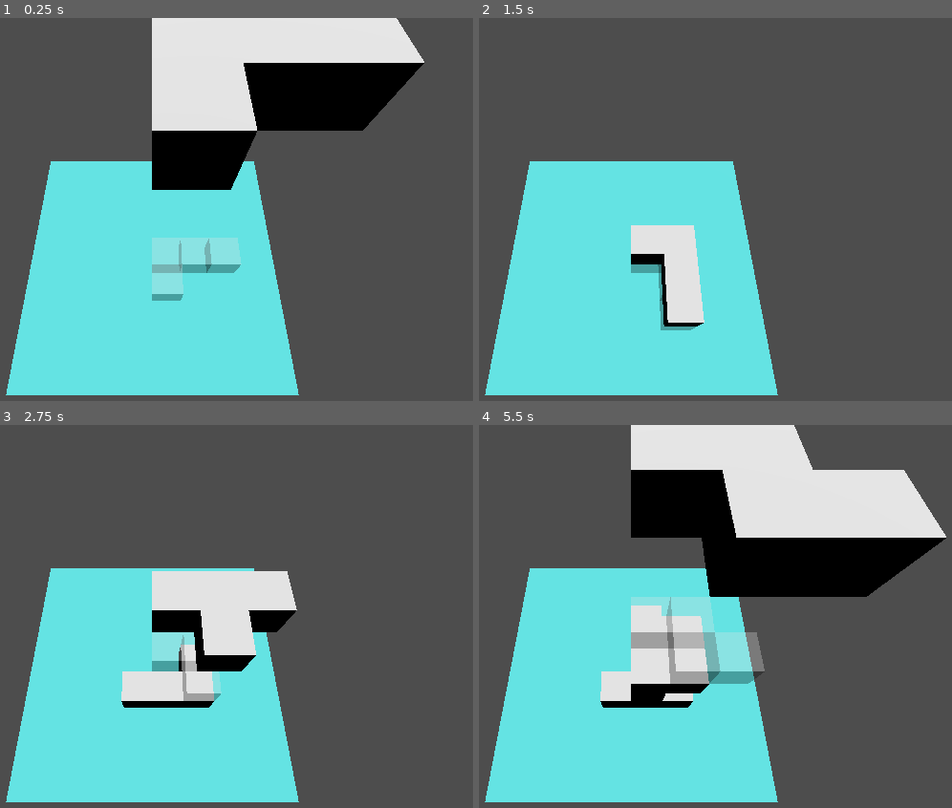
Above: before the commit, frames 1-4 (two rows, left to right).
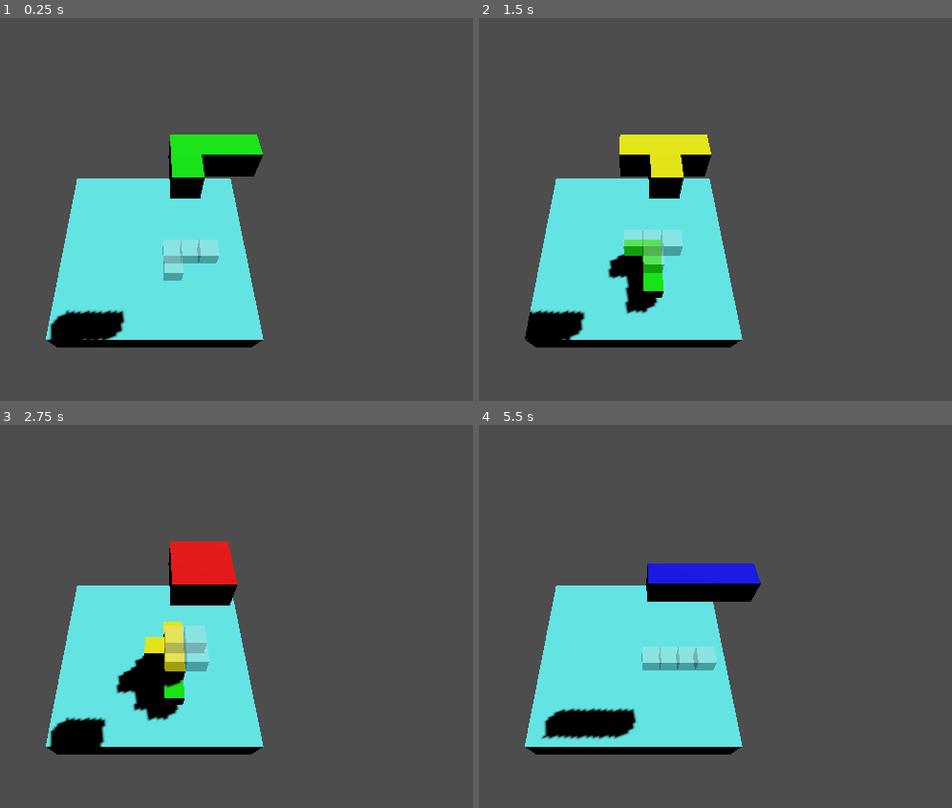
Above: after the commit, the same moments.

Repository: tuvshinerdene1/GameDevCourse2025
Game: Godot game, scene res://main.tscn
The game is run twice, just before and just after one commit, with the same random seed, the same clock (stepped at 60 frames per second) and the same inputs.
Inputs:
- Up to frame 1 (0.25 s): no input
- Up to frame 2 (1.5 s): tap Enter at 0.5 s; hold D (rotate_right) 0.53-1.28 s; hold Space (boost) 0.53-1.28 s; hold S (rotate_down) from 1.28 s (still down); tap Space (boost) at 1.35 s
- Up to frame 3 (2.75 s): release S (rotate_down) at 2.03 s; hold D (rotate_right) from 2.03 s (still down); hold Space (boost) from 2.03 s (still down)
- Up to frame 4 (5.5 s): release D (rotate_right) at 2.78 s; release Space (boost) at 2.78 s; hold W (rotate_up) 2.78-3.53 s; tap Space (boost) at 2.85, 4.35 s; hold Space (boost) 3.53-4.28 s; hold A (rotate_left) 3.53-5.03 s; hold S (rotate_down) from 5.03 s (still down); hold Space (boost) from 5.03 s (still down)

The runs differ from the first frame. In frame 1, 36% of the frame differs, in the area x 1-90%, y 0-99%; in frame 2, 22%; in frame 3, 25%; in frame 4, 45%, in the area x 1-99%, y 0-99%.

Commit message:
rotation is complete

Diff:
--- a/3d-tetris/blocks/CubeShape.tscn
+++ /dev/null
@@ -1,23 +0,0 @@
-[gd_scene load_steps=3 format=3 uid="uid://wvikoa6d7efm"]
-
-[ext_resource type="Script" uid="uid://dbwp388wf0b6n" path="res://blocks/cube_shape.gd" id="1_gudcg"]
-[ext_resource type="PackedScene" uid="uid://bumdey8w74hm" path="res://blocks/block.tscn" id="1_steuc"]
-
-[node name="CubeShape" type="Node3D"]
-script = ExtResource("1_gudcg")
-
-[node name="Node3D" parent="." instance=ExtResource("1_steuc")]
-transform = Transform3D(1, 0, 0, 0, 1, 0, 0, 0, 1, -0.5, 0.5, -0.5)
-metadata/_edit_group_ = true
-
-[node name="Node3D2" parent="." instance=ExtResource("1_steuc")]
-transform = Transform3D(1, 0, 0, 0, 1, 0, 0, 0, 1, 0.5, 0.5, -0.5)
-metadata/_edit_group_ = true
-
-[node name="Node3D3" parent="." instance=ExtResource("1_steuc")]
-transform = Transform3D(1, 0, 0, 0, 1, 0, 0, 0, 1, -0.5, 0.5, 0.5)
-metadata/_edit_group_ = true
-
-[node name="Node3D4" parent="." instance=ExtResource("1_steuc")]
-transform = Transform3D(1, 0, 0, 0, 1, 0, 0, 0, 1, 0.5, 0.5, 0.5)
-metadata/_edit_group_ = true
--- a/3d-tetris/blocks/IShape.tscn
+++ b/3d-tetris/blocks/IShape.tscn
@@ -1,10 +1,23 @@
-[gd_scene load_steps=3 format=3 uid="uid://bhfdbm2mteyh2"]
+[gd_scene load_steps=3 format=3 uid="uid://cco4x6emo8fby"]
 
-[ext_resource type="Script" uid="uid://b0o7ib1b1o82e" path="res://blocks/i_shape.gd" id="1_41l8w"]
-[ext_resource type="PackedScene" uid="uid://bumdey8w74hm" path="res://blocks/block.tscn" id="2_x3d17"]
+[ext_resource type="PackedScene" uid="uid://bqo5vy2qhug35" path="res://blocks/block.tscn" id="2_x3d17"]
+
+[sub_resource type="GDScript" id="GDScript_bofc7"]
+script/source = "extends Node3D
+signal hit
+
+# Called when the node enters the scene tree for the first time.
+func _ready() -> void:
+	for child in get_children():
+		if child.has_signal(\"hit\"):
+			child.hit.connect(_on_child_hit)
+
+func _on_child_hit():
+	hit.emit()
+"
 
 [node name="IShape" type="Node3D"]
-script = ExtResource("1_41l8w")
+script = SubResource("GDScript_bofc7")
 
 [node name="cube" parent="." instance=ExtResource("2_x3d17")]
 transform = Transform3D(1, 0, 0, 0, 1, 0, 0, 0, 1, -1.5, 0.5, 0.5)
--- a/3d-tetris/blocks/LShape.tscn
+++ /dev/null
@@ -1,23 +0,0 @@
-[gd_scene load_steps=3 format=3 uid="uid://j6mignler38t"]
-
-[ext_resource type="PackedScene" uid="uid://bumdey8w74hm" path="res://blocks/block.tscn" id="1_bjdhi"]
-[ext_resource type="Script" uid="uid://c3o1dups211e0" path="res://blocks/l_shape.gd" id="1_nwinc"]
-
-[node name="LShape" type="Node3D"]
-script = ExtResource("1_nwinc")
-
-[node name="cube" parent="." instance=ExtResource("1_bjdhi")]
-transform = Transform3D(1, 0, 0, 0, 1, 0, 0, 0, 1, -0.5, 0.5, -0.5)
-metadata/_edit_group_ = true
-
-[node name="cube2" parent="." instance=ExtResource("1_bjdhi")]
-transform = Transform3D(1, 0, 0, 0, 1, 0, 0, 0, 1, -0.5, 0.5, 0.5)
-metadata/_edit_group_ = true
-
-[node name="cube3" parent="." instance=ExtResource("1_bjdhi")]
-transform = Transform3D(1, 0, 0, 0, 1, 0, 0, 0, 1, 1.5, 0.5, -0.5)
-metadata/_edit_group_ = true
-
-[node name="cube4" parent="." instance=ExtResource("1_bjdhi")]
-transform = Transform3D(1, 0, 0, 0, 1, 0, 0, 0, 1, 0.5, 0.5, -0.5)
-metadata/_edit_group_ = true
--- a/3d-tetris/blocks/TShape.tscn
+++ /dev/null
@@ -1,23 +0,0 @@
-[gd_scene load_steps=3 format=3 uid="uid://cui04rympt3mg"]
-
-[ext_resource type="PackedScene" uid="uid://bumdey8w74hm" path="res://blocks/block.tscn" id="1_afu57"]
-[ext_resource type="Script" uid="uid://btv7jjb5nsc2" path="res://blocks/t_shape.gd" id="1_y6kfw"]
-
-[node name="TShape" type="Node3D"]
-script = ExtResource("1_y6kfw")
-
-[node name="cube" parent="." instance=ExtResource("1_afu57")]
-transform = Transform3D(1, 0, 0, 0, 1, 0, 0, 0, 1, -0.5, 0.5, -0.5)
-metadata/_edit_group_ = true
-
-[node name="cube2" parent="." instance=ExtResource("1_afu57")]
-transform = Transform3D(1, 0, 0, 0, 1, 0, 0, 0, 1, 0.5, 0.5, -0.5)
-metadata/_edit_group_ = true
-
-[node name="cube3" parent="." instance=ExtResource("1_afu57")]
-transform = Transform3D(1, 0, 0, 0, 1, 0, 0, 0, 1, 1.5, 0.5, -0.5)
-metadata/_edit_group_ = true
-
-[node name="cube4" parent="." instance=ExtResource("1_afu57")]
-transform = Transform3D(1, 0, 0, 0, 1, 0, 0, 0, 1, 0.5, 0.5, 0.5)
-metadata/_edit_group_ = true
--- a/3d-tetris/blocks/ZShape.tscn
+++ /dev/null
@@ -1,23 +0,0 @@
-[gd_scene load_steps=3 format=3 uid="uid://db5xjql7e73iv"]
-
-[ext_resource type="PackedScene" uid="uid://bumdey8w74hm" path="res://blocks/block.tscn" id="1_t61r5"]
-[ext_resource type="Script" uid="uid://qp3ds6r2o235" path="res://blocks/z_shape.gd" id="1_u71h7"]
-
-[node name="ZShape" type="Node3D"]
-script = ExtResource("1_u71h7")
-
-[node name="cube" parent="." instance=ExtResource("1_t61r5")]
-transform = Transform3D(1, 0, 0, 0, 1, 0, 0, 0, 1, -0.5, 0.5, -0.5)
-metadata/_edit_group_ = true
-
-[node name="cube2" parent="." instance=ExtResource("1_t61r5")]
-transform = Transform3D(1, 0, 0, 0, 1, 0, 0, 0, 1, 0.5, 0.5, -0.5)
-metadata/_edit_group_ = true
-
-[node name="cube3" parent="." instance=ExtResource("1_t61r5")]
-transform = Transform3D(1, 0, 0, 0, 1, 0, 0, 0, 1, 0.5, 0.5, 0.5)
-metadata/_edit_group_ = true
-
-[node name="cube4" parent="." instance=ExtResource("1_t61r5")]
-transform = Transform3D(1, 0, 0, 0, 1, 0, 0, 0, 1, 1.5, 0.5, 0.5)
-metadata/_edit_group_ = true
--- a/3d-tetris/blocks/cube_shape.gd
+++ /dev/null
@@ -1,11 +0,0 @@
-extends Node3D
-signal hit
-
-# Called when the node enters the scene tree for the first time.
-func _ready() -> void:
-	for child in get_children():
-		if child.has_signal("hit"):
-			child.hit.connect(_on_child_hit)
-
-func _on_child_hit():
-	hit.emit()
--- a/3d-tetris/blocks/ghost_Cube.tscn
+++ /dev/null
@@ -1,12 +0,0 @@
-[gd_scene load_steps=3 format=3 uid="uid://blxfje0indyoj"]
-
-[sub_resource type="BoxMesh" id="BoxMesh_ginlu"]
-
-[sub_resource type="StandardMaterial3D" id="StandardMaterial3D_88op6"]
-transparency = 1
-
-[node name="GhostCube" type="Node3D"]
-
-[node name="MeshInstance3D" type="MeshInstance3D" parent="."]
-mesh = SubResource("BoxMesh_ginlu")
-surface_material_override/0 = SubResource("StandardMaterial3D_88op6")
--- a/3d-tetris/blocks/i_shape.gd
+++ /dev/null
@@ -1,11 +0,0 @@
-extends Node3D
-signal hit
-
-# Called when the node enters the scene tree for the first time.
-func _ready() -> void:
-	for child in get_children():
-		if child.has_signal("hit"):
-			child.hit.connect(_on_child_hit)
-
-func _on_child_hit():
-	hit.emit()
--- a/3d-tetris/blocks/l_shape.gd
+++ /dev/null
@@ -1,11 +0,0 @@
-extends Node3D
-signal hit
-
-# Called when the node enters the scene tree for the first time.
-func _ready() -> void:
-	for child in get_children():
-		if child.has_signal("hit"):
-			child.hit.connect(_on_child_hit)
-
-func _on_child_hit():
-	hit.emit()
--- a/3d-tetris/blocks/t_shape.gd
+++ /dev/null
@@ -1,11 +0,0 @@
-extends Node3D
-signal hit
-
-# Called when the node enters the scene tree for the first time.
-func _ready() -> void:
-	for child in get_children():
-		if child.has_signal("hit"):
-			child.hit.connect(_on_child_hit)
-
-func _on_child_hit():
-	hit.emit()
--- a/3d-tetris/blocks/z_shape.gd
+++ /dev/null
@@ -1,11 +0,0 @@
-extends Node3D
-signal hit
-
-# Called when the node enters the scene tree for the first time.
-func _ready() -> void:
-	for child in get_children():
-		if child.has_signal("hit"):
-			child.hit.connect(_on_child_hit)
-
-func _on_child_hit():
-	hit.emit()
--- a/3d-tetris/main.gd
+++ b/3d-tetris/main.gd
@@ -3,13 +3,26 @@
 @export var move_interval_hor:float = 0.2
 @export var boost_multiplier:float = 1.5
 @export var rotate_interval: float = 0.2
+
+
 var shapes = [
-	preload("res://blocks/CubeShape.tscn"),
-	preload("res://blocks/IShape.tscn"),
-	preload("res://blocks/LShape.tscn"),
-	preload("res://blocks/TShape.tscn"),
-	preload("res://blocks/ZShape.tscn")
-	#preload("res://blocks/block.tscn")
+	#cube
+	[Vector3i(0,0,0),Vector3i(1,0,0),Vector3i(0,0,1),Vector3i (1,0,1)],
+	#I shape
+	[Vector3i(0,0,0),Vector3i(1,0,0),Vector3i(2,0,0),Vector3i (3,0,0)],
+	#L shape
+	[Vector3i(0,0,0),Vector3i(1,0,0),Vector3i(2,0,0),Vector3i (0,0,1)],
+	#T shape
+	[Vector3i(0,0,0),Vector3i(-1,0,0),Vector3i(1,0,0),Vector3i (0,0,1)],
+	#Z shape
+	[Vector3i(0,0,0),Vector3i(-1,0,0),Vector3i(1,0,1),Vector3i (0,0,1)]
+]
+var colors = [
+	Color.RED,
+	Color.BLUE,
+	Color.GREEN,
+	Color.YELLOW,
+	Color.PURPLE
 ]
 var shapesIndex = null
 var grid_management = null
@@ -28,7 +41,6 @@
 var grid_size = 1
 var current_layer = 1;
 
-
 # Called when the node enters the scene tree for the first time.
 func _ready() -> void:
 	_spawn_block()
@@ -45,7 +57,7 @@
 func _initialize():
 	grid_management = GridManager.new(grid_width, grid_height, grid_depth, grid_size, instance, grid)
 	instance.global_position = spawnPoint.global_position
-	instance.hit.connect(on_block_hit)
+	#instance.hit.connect(on_block_hit)
 	time_since_last_move = 0.0
 	time_since_last_move_hor = 0.0
 
@@ -53,19 +65,36 @@
 	var spawn_positions = grid_management.get_piece_grid_positions(instance)
 	if grid_management.is_any_grid_position_occupied(spawn_positions):
 		print("Game Over: Spawn point blocked!")
-		get_tree().reload_current_scene()
+		call_deferred("_reload_scene")
+
+func _reload_scene():
+	get_tree().reload_current_scene()
 
 func _spawn_block():
 	if instance != null:
 		_clear()
 	shapesIndex = randi()%shapes.size()
-	instance = shapes[shapesIndex].instantiate()
+	instance = _create_block_shape(shapes[shapesIndex])
 	spawnPoint = get_node("spawnPoint")
 	add_child(instance)
 	_create_ghost()
 	_initialize()
 	grid_management.row_complete_handler(current_layer)
 	_game_over_handler()
+func _create_block_shape(shape_offsets:Array) -> Node3D:
+	var block = Node3D.new()
+	var mesh = BoxMesh.new()
+	mesh.size = Vector3(grid_size, grid_size, grid_size)
+	var material = StandardMaterial3D.new()
+	#material.albedo_color = Color(0.8,0.8,0.8)
+	material.albedo_color = colors[shapesIndex]
+	for offset in shape_offsets:
+		var cube = MeshInstance3D.new()
+		cube.mesh = mesh
+		cube.set_surface_override_material(0, material.duplicate())
+		cube.position = Vector3(offset.x, offset.y, offset.z)*grid_size
+		block.add_child(cube)
+	return block
 
 func on_block_hit():
 	print("block h as hit something")
@@ -118,31 +147,58 @@
 	time_since_last_rotate += delta
 	if time_since_last_rotate >= rotate_interval:
 		var rotated = false
-		var new_rotation = instance.rotation_degrees
-		if Input.is_action_just_pressed("rotate_left"):
-			new_rotation.y += 90
+		var rotation_axis = Vector3.ZERO
+
+		if Input.is_action_just_pressed("rotate_left"):  # Spin left around vertical axis
+			rotation_axis = Vector3.UP
 			rotated = true
-		elif Input.is_action_just_pressed("rotate_right"):
-			new_rotation.y -= 90
+		elif Input.is_action_just_pressed("rotate_right"):  # Spin right around vertical axis
+			rotation_axis = Vector3.DOWN
 			rotated = true
-		if rotated and grid_management.can_rotate_to(instance, new_rotation):
-			instance.rotation_degrees = new_rotation
-			time_since_last_rotate = 0
-			ghost_instance.rotation_degrees = new_rotation
-
-
-
-
+		elif Input.is_action_just_pressed("rotate_up") or Input.is_action_just_pressed("rotate_down"):
+			# Get camera's right vector for forward/backward flipping
+			var camera = get_viewport().get_camera_3d()
+			var camera_right = camera.global_transform.basis.x
+
+			# Project onto horizontal plane and normalize
+			camera_right.y = 0
+			camera_right = camera_right.normalized()
+
+			if Input.is_action_just_pressed("rotate_up"):  # Flip away from camera
+				rotation_axis = -camera_right
+			else:  # rotate_down - Flip towards camera
+				rotation_axis = camera_right
+			rotated = true
+
+		if rotated:
+			# Store original rotation for rollback
+			var original_rotation = instance.rotation
+
+			# Rotate 90 degrees around the axis
+			instance.rotate(rotation_axis, deg_to_rad(90))
+
+			# Snap to 90-degree increments to avoid drift
+			instance.rotation_degrees.x = round(instance.rotation_degrees.x / 90) * 90
+			instance.rotation_degrees.y = round(instance.rotation_degrees.y / 90) * 90
+			instance.rotation_degrees.z = round(instance.rotation_degrees.z / 90) * 90
+
+			# Check if rotation is valid
+			if grid_management.can_rotate_to(instance, instance.rotation_degrees):
+				time_since_last_rotate = 0
+				ghost_instance.rotation = instance.rotation
+			else:
+				# Rollback if invalid
+				instance.rotation = original_rotation
 func _clear():
 	if instance != null:
 		#instance.queue_free()
 		instance = null
 func _create_ghost():
 	if ghost_instance != null:
-		#ghost_instance.queue_free()
+		ghost_instance.queue_free()
 		ghost_instance = null
 
-	ghost_instance = shapes[shapesIndex].instantiate()
+	ghost_instance = _create_block_shape(shapes[shapesIndex])
 	add_child(ghost_instance)
 	ghost_instance.rotation_degrees = instance.rotation_degrees
 
--- a/3d-tetris/main.tscn
+++ b/3d-tetris/main.tscn
@@ -10,13 +10,14 @@
 
 [sub_resource type="BoxMesh" id="BoxMesh_ig7tw"]
 material = SubResource("StandardMaterial3D_ig7tw")
-size = Vector3(10, 2, 10)
+size = Vector3(11, 2, 11)
 
 [node name="Main" type="Node"]
 script = ExtResource("1_ig7tw")
-speed = 1.6
-move_interval_hor = 0.09
-boost_multiplier = 4.0
+speed = 1.65
+move_interval_hor = 0.1
+boost_multiplier = 6.0
+rotate_interval = 0.1
 
 [node name="ground" type="StaticBody3D" parent="."]
 transform = Transform3D(1, 0, 0, 0, 1, 0, 0, 0, 1, 4, -2, 4)
@@ -32,7 +33,7 @@
 shadow_enabled = true
 
 [node name="Camera3D" type="Camera3D" parent="."]
-transform = Transform3D(1, 0, 0, 0, 0.422618, 0.906308, 0, -0.906308, 0.422618, 4, 10, 8)
+transform = Transform3D(1, 0, 0, 0, 0.537932, 0.842988, 0, -0.842988, 0.537932, 3.89326, 13.8143, 12.5262)
 
 [node name="spawnPoint" type="Node3D" parent="."]
 transform = Transform3D(1, 0, 0, 0, 1, 0, 0, 0, 1, 5, 7, 5)
Not shown: 1 places in 3d-tetris/blocks/block.tscn that only renumber resources
Not shown, removed: 3d-tetris/blocks/cube_shape.gd.uid
Not shown, removed: 3d-tetris/blocks/i_shape.gd.uid
Not shown, removed: 3d-tetris/blocks/l_shape.gd.uid
Not shown, removed: 3d-tetris/blocks/t_shape.gd.uid
Not shown, removed: 3d-tetris/blocks/z_shape.gd.uid
